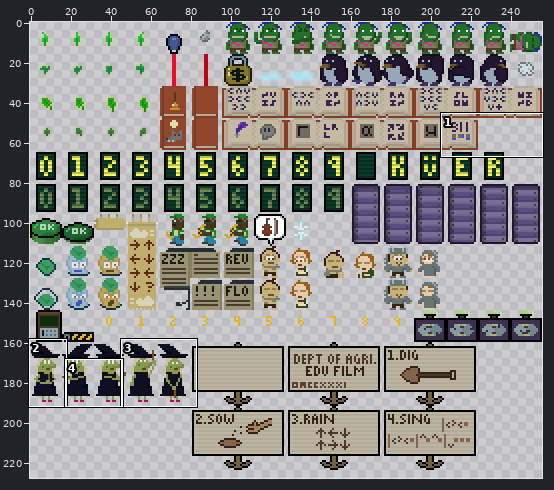
Sprite sheet: src/data/image/24-moresprites.png. Above: a wide view before the commit, with the close-up outlined.
Close-up. The starting point:
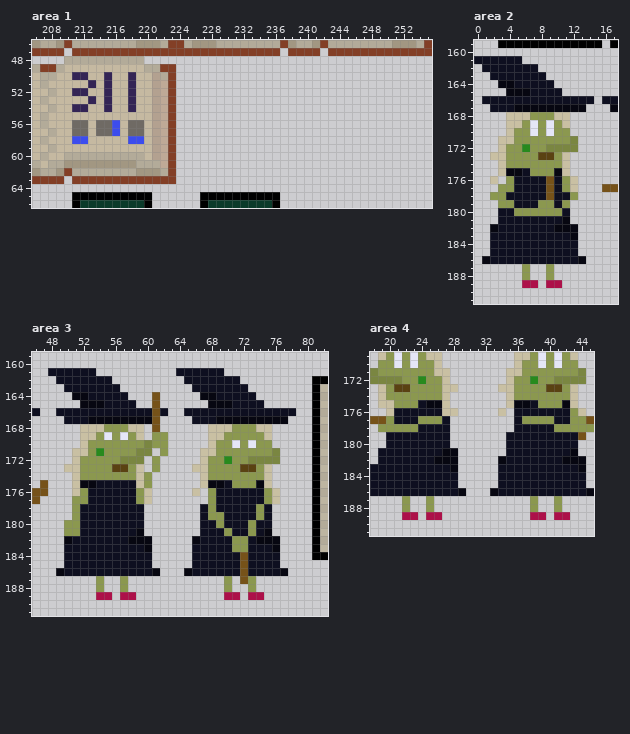
The file is 256x256 pixels. Pixels under 10% opacity are left out. Colours within 5 levels of each other are drawn and written as one. Shown: area 1: x 206..255, y 46..66; area 2: x 0..17, y 159..191; area 3: x 46..82, y 159..191; area 4: x 18..45, y 169..191. The wide view leaves out empty margins.
After:
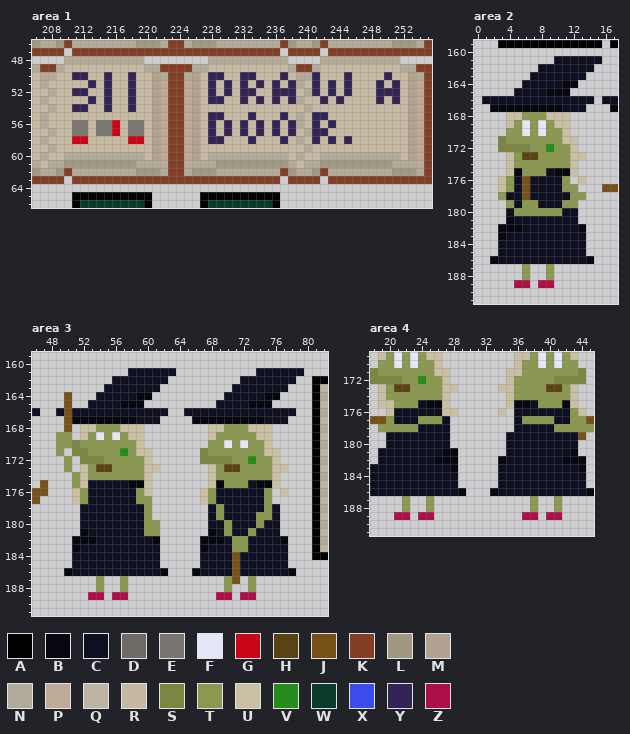
Palette (. is transparent): A #000000  B #070711  C #0e0f20  D #6f6a64  E #7a756e  F #e5e6f7  G #c90517  H #5a4212  J #765219  K #833f26  L #a29782  M #b3a190  N #b3ab99  P #bfaa97  Q #bdb5a1  R #c5b9a1  S #7a8641  T #8b984f  U #c9c0a3  V #278a1d  W #0a3a2a  X #3c4ced  Y #332455  Z #ad1049
Changes in this commit:
Changed rows in their new state; - is an unchanged pixel.
Area 1:
first column x 211:
48 -----------------NNNNNNNNNN----NNNNNNNNNN----
49 -------------KKNNRRRRRRRRRRNKKNRRRRRRRRRRNNKK
50 -------------KNMRYYRRYYRRRYRNNYRRRYRRRRYRRMNK
51 -------------KPMRYRYRYRYRYRYNRYRYRYRRRYRYRMPK
52 -------------KPMRYRYRYYRRYYYRNYRYRYRRRYYYRMPK
53 -------------KPMRYYRRYRYRYRYNRRYRYRRRRYRYRMPK
54 -------------KPMRRRRRRRRRRRRRNRRRRRRRRRRRRMPK
55 -------------KPMRYYRRRYRRRYRNRYYRRRRRRRRRRMPK
56 EE-EEG-EE----KPMRYRYRYRYRYRYNRYRYRRRRRRRRRMPK
57 EE-EEG-EE----KPMRYRYRYRYRYRYRNYYRRRRRRRRRRMPK
58 GG-----GG----KPMRYYRRRYRRRYRNRYRYRYRRRRRRRMPK
59 -------------KPMRRRRRRRRRRRRRNRRRRRRRRRRRRMPK
60 -------------KPMRNNNNNNNNNNRNRRNNNNNNNNNNRMPK
61 -------------KPNNNLLLLLLLLLNRNNLLLLLLLLLNNNPK
62 -------------KNLLLNNNNNNNNKLNNLKNNNNNNNNLLLNK
63 -------------KKKKKKKKKKKKK-KKKK-KKKKKKKKKKKKK
Area 2:
first column x 0:
161 ......----CCCCCC
162 -.......CCCCCCC-
163 --.....--CCCCC--
164 ---...----CBB---
165 ----.CC--BBB----
167 --BBB------CCC--
168 ------T--U------
169 -----TFTFTU-----
170 ----T-FTFT-U----
171 ---ST------UU---
172 ---SSSS--VTTU---
173 --..U-HHTT-TUU--
174 ---.U------TU---
175 ---.U-T--C-BU---
176 --.U--J--C--.U--
177 ---U--J--C--T---
178 --.---J--C---T--
179 ---.--TTCC--T---
180 ---.--------C---
181 ---.B------CC---
182 --.BBB----CCCB--
183 --.B--------CC--
184 --.----------C--
185 --.----------C--
186 -.B----------CB-
189 -----Z-.Z-.-----
Area 3:
first column x 48:
161 ......----CCCCCC......----CCCCCC
162 -.......CCCCCCC--.......CCCCCCC-
163 --.....--CCCCC----.....--CCCCC--
164 --J...----CBB.-----...----CBB---
165 --J-.CC--BBB-.------.CC--BBB----
166 --J----------C------------------
167 --JBB------CCC----BBB------CCC--
168 --J---T--U---.--------T--U------
169 -TT--TFTFTU--..------T----U-----
170 -TTST------U...-----T-FTFT-U----
171 -T-SS-T--V-UU-.----ST------UU---
172 --T.SSS--TTTU.-----SSSS--VTTU---
173 --T.U-HHTT-TUU----..U-HHTT-TUU--
174 ---TU------TU------.U------TU---
175 ---TUC----BBU------.U-T--C-BU---
176 ------------------.U--------.U--
177 ---U--------T------U--------.---
178 ---.--------T------.CT----CTC---
179 ---.--------T------.C------TC---
180 --..--------TT-----.-CT--CT-C---
181 --..B------CTT-----.B------CC---
182 --.BBB----CCCB----.BBB----CCCB--
183 --.B--------CC----.B--------CC--
184 --.----------C----.----JC----C--
185 --.----------C----.----JC----C--
186 -.B----------CB--.B----JC----CB-
187 -----------------------J.-------
189 -----Z-.Z-.----------Z-.Z-.-----
Area 4:
first column x 38:
172 T
first column x 21:
189 Z-.Z-.----------Z-.Z-.
Boxes around the changes in both close-ups, in picture pixels (x1, y1, x2, y2):
added: (176, 56, 432, 184)
changed: (72, 120, 144, 144)
changed: (474, 56, 602, 288)
changed: (48, 368, 304, 600)
changed: (530, 376, 538, 384)
changed: (394, 512, 442, 520)
changed: (522, 512, 570, 520)
